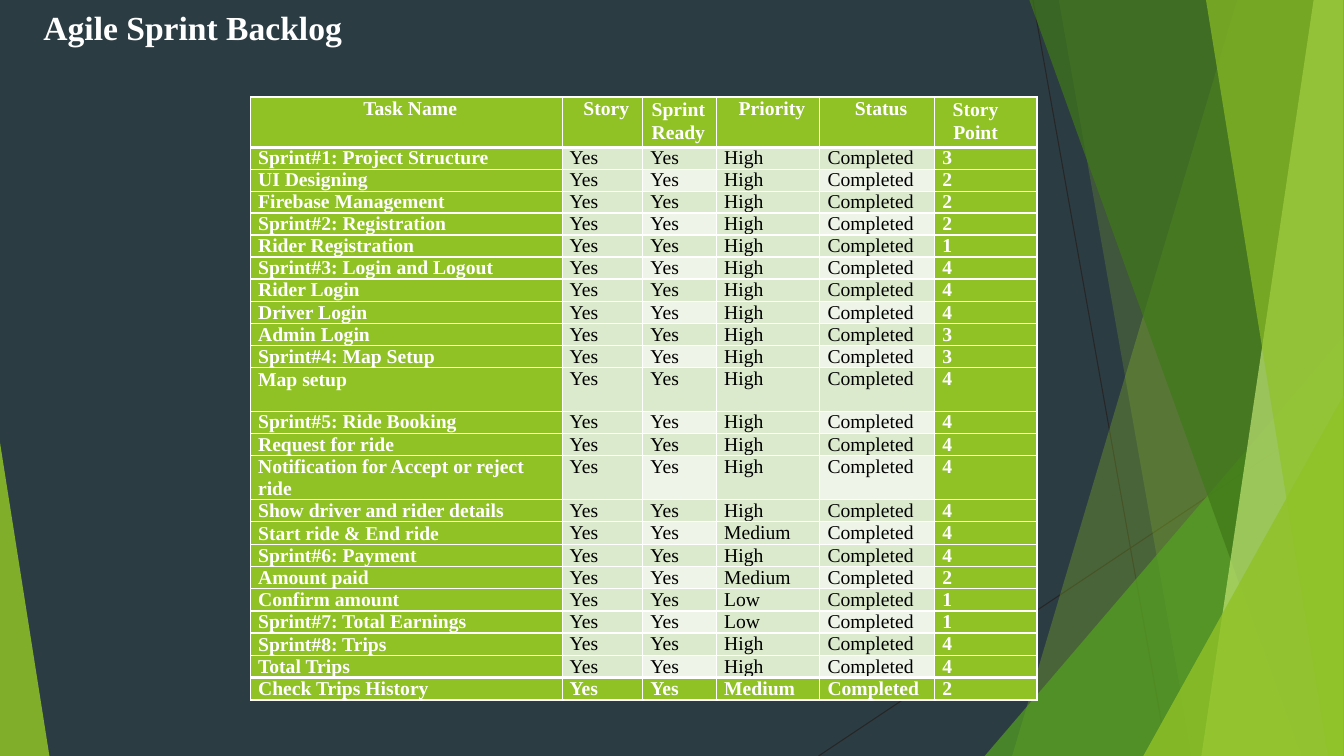
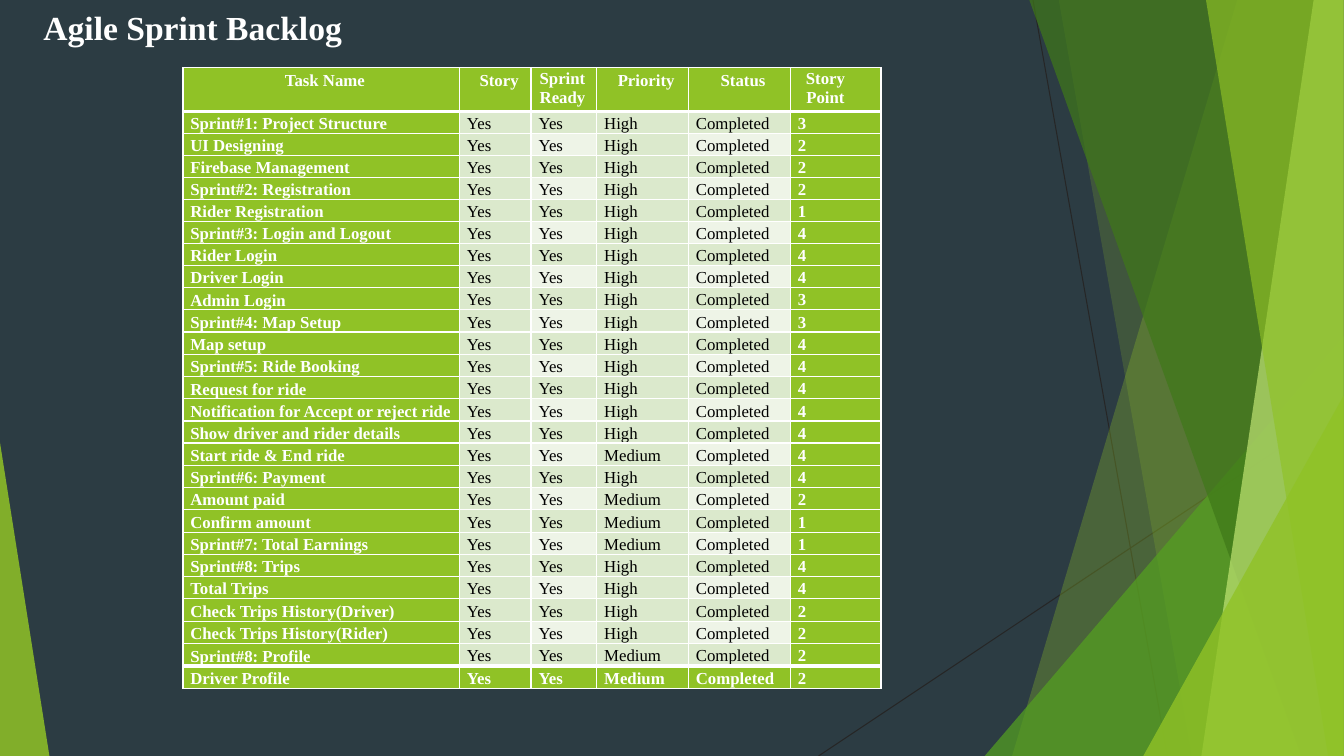
Before and after one commit to AmanPuthawala/UBERCLONE, a slide deck: slide 39 of materials/Uberclone.pptx (slide 35 before the commit). Drawn at 1344x756 pixels with LibreOffice and Linux fonts; fonts in the diff are those of the drawing. Boxes give left, top, right and bottom in pixels: in the first picture for what was removed or moved away, otherwise in the second. Text is boxed around its words. In the diff, an @@ line names an element or a change of style, - is before the commit and + after.

```diff
--- a/materials/Uberclone.pptx
+++ b/materials/Uberclone.pptx
@@ table at (x1=184, y1=68, x2=881, y2=693) @@
-row 20, column 4: Low
+row 20, column 4: Medium
-row 21, column 4: Low
+row 21, column 4: Medium
-row 24: Check Trips History | Yes | Yes | Medium | Completed | 2
+row 24: Check Trips History(Driver) | Yes | Yes | High | Completed | 2
+row 25: Check Trips History(Rider) | Yes | Yes | High | Completed | 2
+row 26: Sprint#8: Profile | Yes | Yes | Medium | Completed | 2
+row 27: Driver Profile | Yes | Yes | Medium | Completed | 2
@@ table resized from (x1=251, y1=97, x2=1037, y2=704) to (x1=184, y1=68, x2=881, y2=693) @@
```
Also in this commit, not shown: 15 other slides changed, 14 slides added, 10 slides removed.
